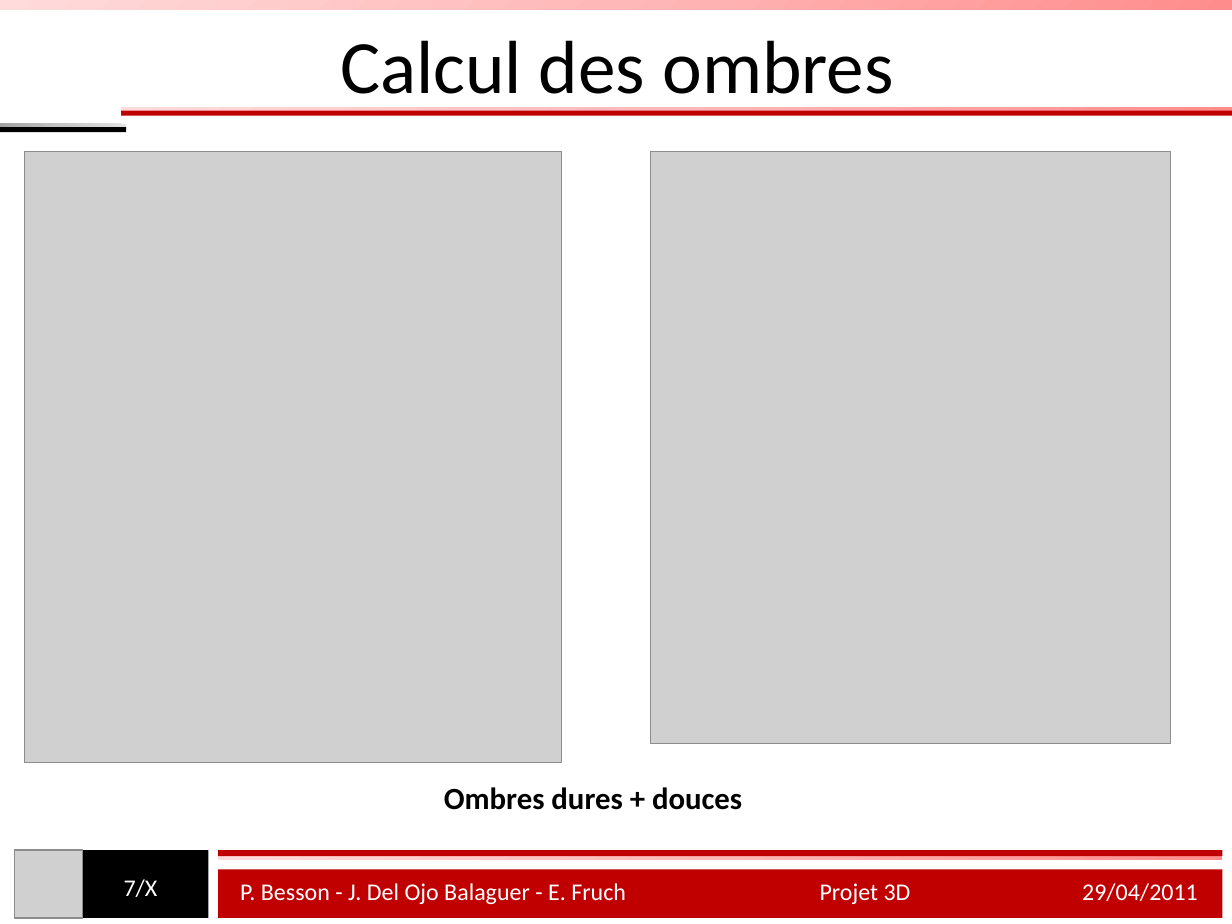
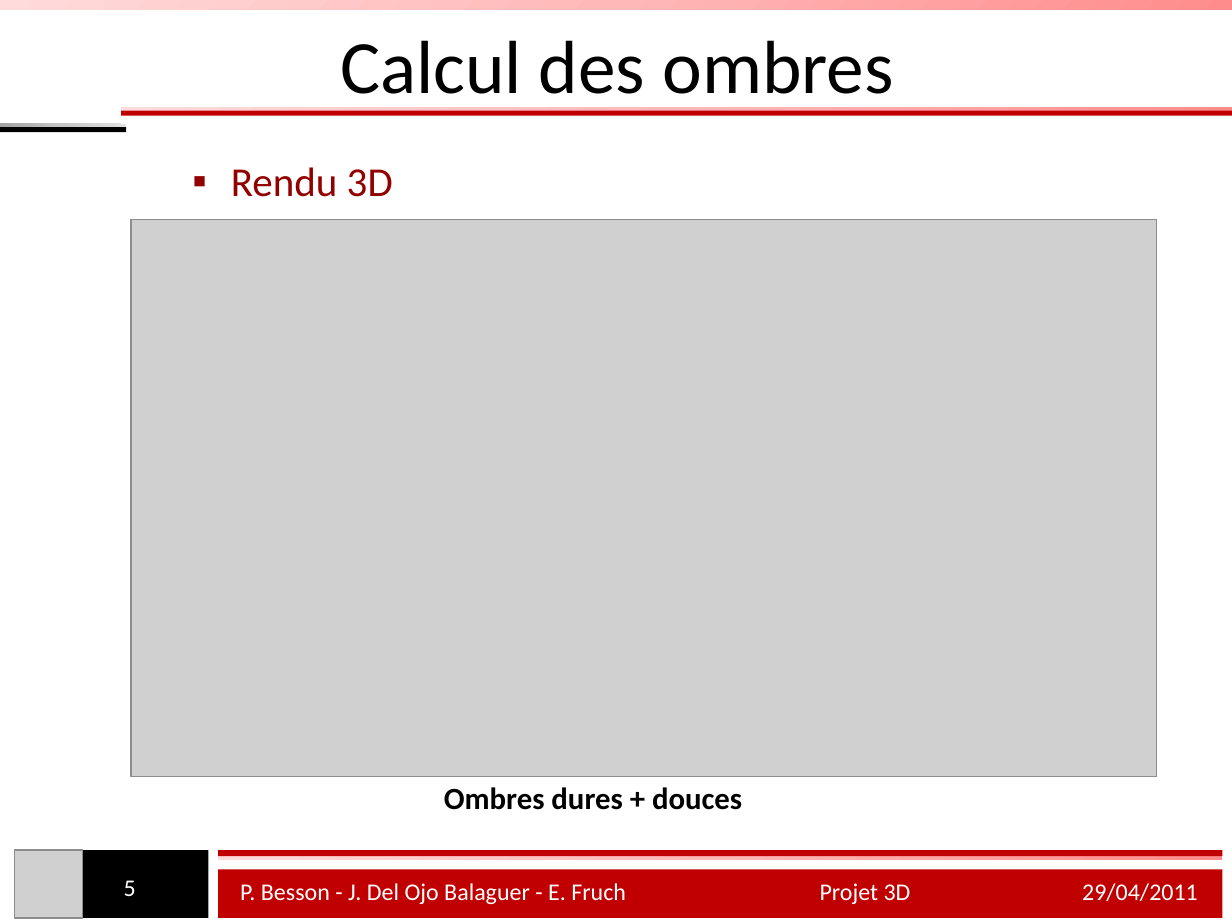
Before and after one commit to pierr/Projet3D, a slide deck: slide 5 of raymini/Presentation.pptx (slide 7 before the commit). Drawn at 1232x924 pixels with LibreOffice and Linux fonts; fonts in the diff are those of the drawing; grey boxes stand for pictures. Boxes give left, top, right and bottom in pixels: in the first picture for what was removed or moved away, otherwise in the second. Text is boxed around its words. In the diff, an @@ line names an element or a change of style, - is before the commit and + after.

```diff
--- a/raymini/Presentation.pptx
+++ b/raymini/Presentation.pptx
@@ picture removed at box(25, 152, 562, 763) @@
@@ text added at box(231, 167, 393, 197), 24 pt, text #920000 @@
+  ▪ Rendu 3D
@@ picture removed at box(650, 152, 1172, 743) @@
@@ picture added at box(131, 219, 1156, 776) @@
@@ page number at box(124, 880, 136, 896): text changed @@
-7/X
+5
```
Also in this commit, not shown: 6 other slides changed, 3 slides removed.
